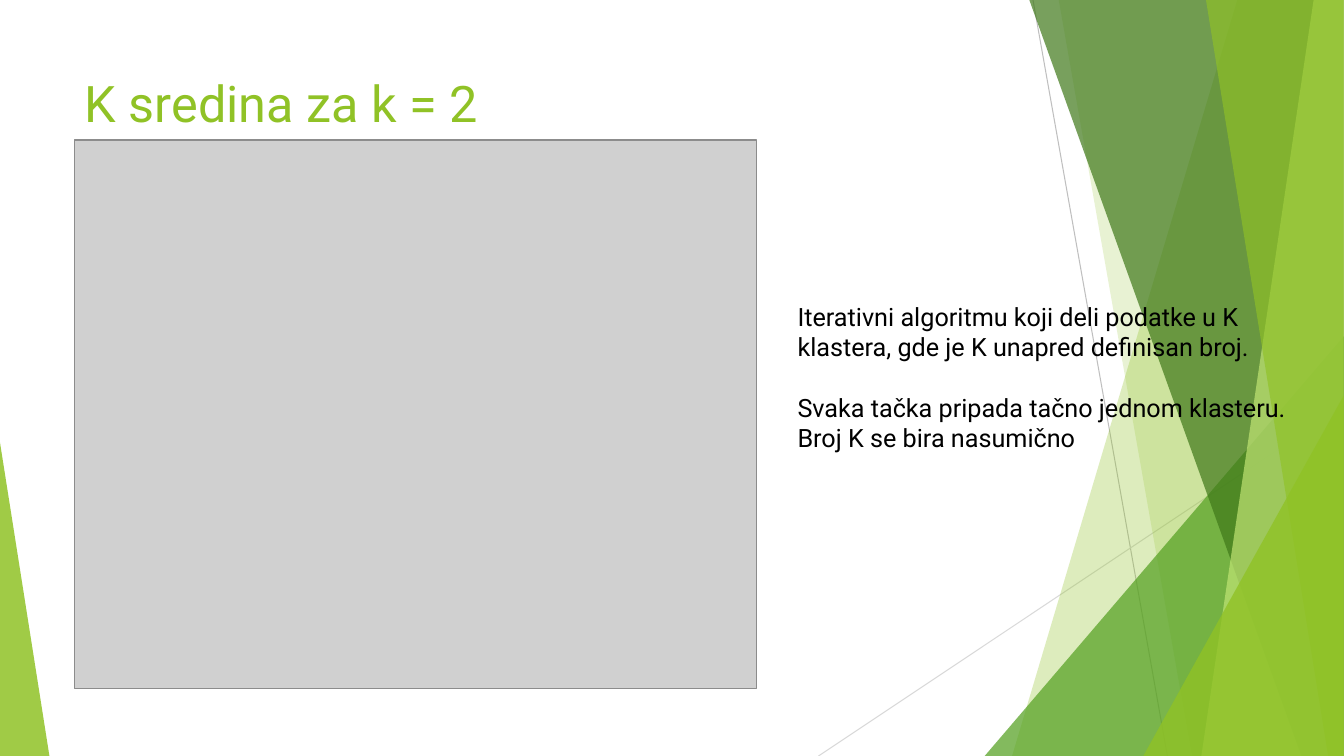
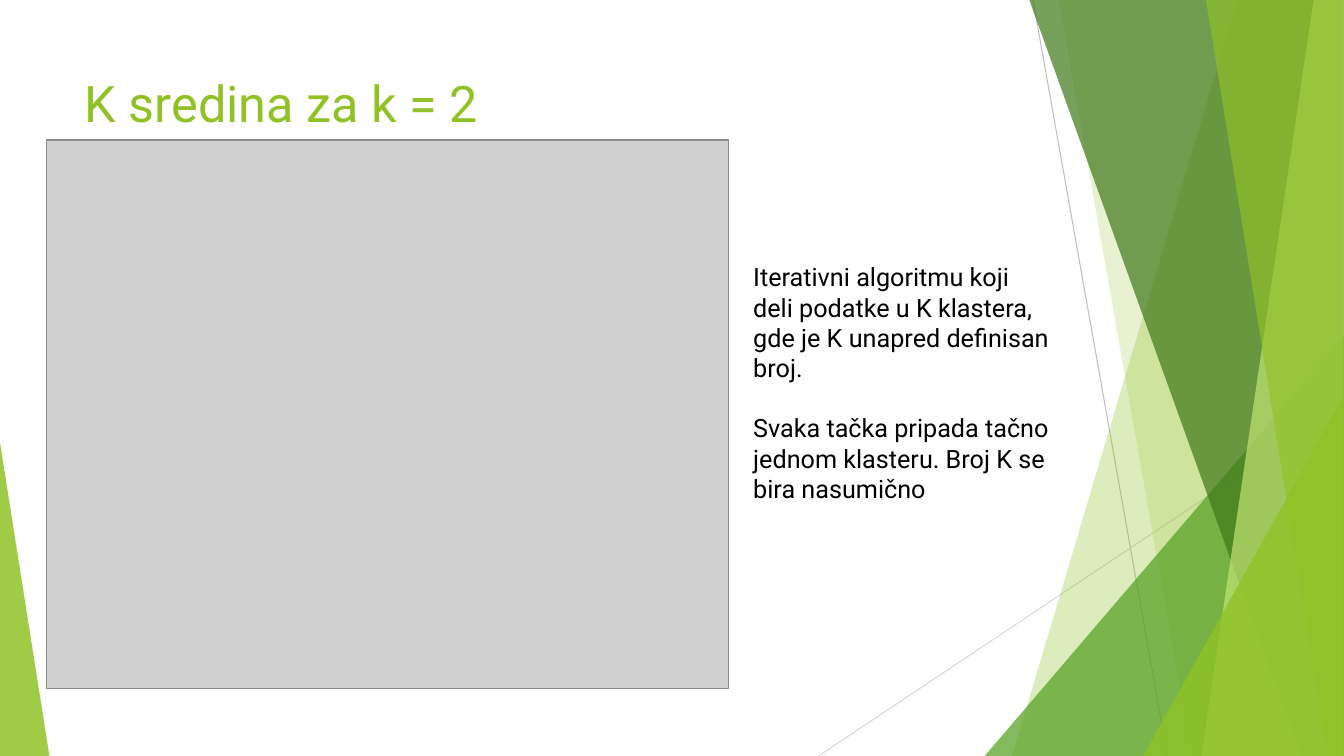
Before and after one commit to MATF-istrazivanje-podataka-1/2023_Data_Mining_Baseball_Dataset, a slide deck: slide 9 of presentation.pptx. Drawn at 1344x756 pixels with LibreOffice and Linux fonts; fonts in the diff are those of the drawing; grey boxes stand for pictures. Boxes give left, top, right and bottom in pixels: in the first picture for what was removed or moved away, otherwise in the second. Text is boxed around its words. In the diff, an @@ line names an element or a change of style, - is before the commit and + after.

```diff
--- a/presentation.pptx
+++ b/presentation.pptx
@@ picture: place and size @@
-picture at box(75, 140, 756, 689)
+picture at box(46, 140, 728, 689)
@@ text "Iterativni algoritmu koji deli podatke ..." rewrapped from box(798, 303, 1285, 453) to box(753, 267, 1049, 499) @@
```
Also in this commit, not shown: 8 other slides changed, 3 slides added, 3 slides removed.
